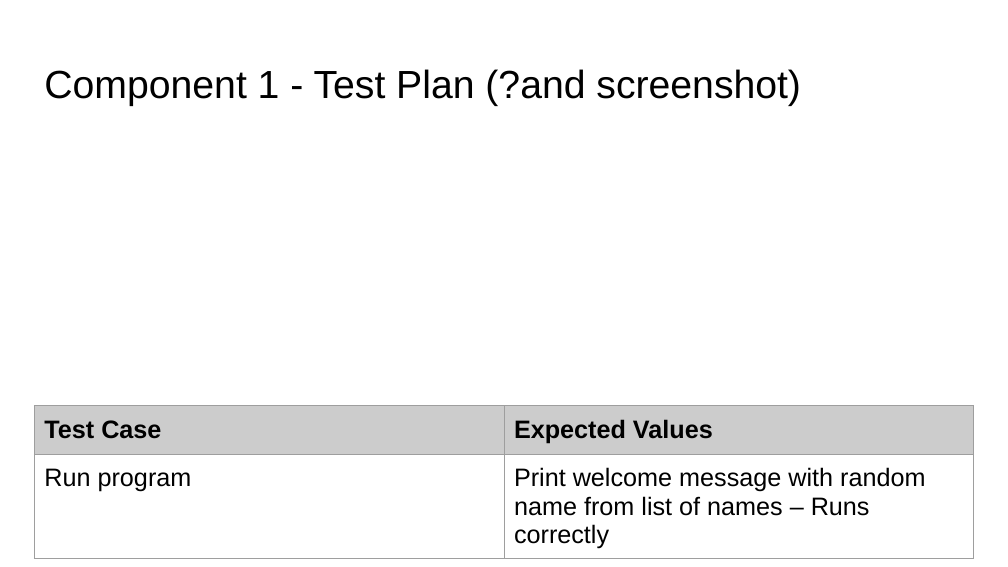
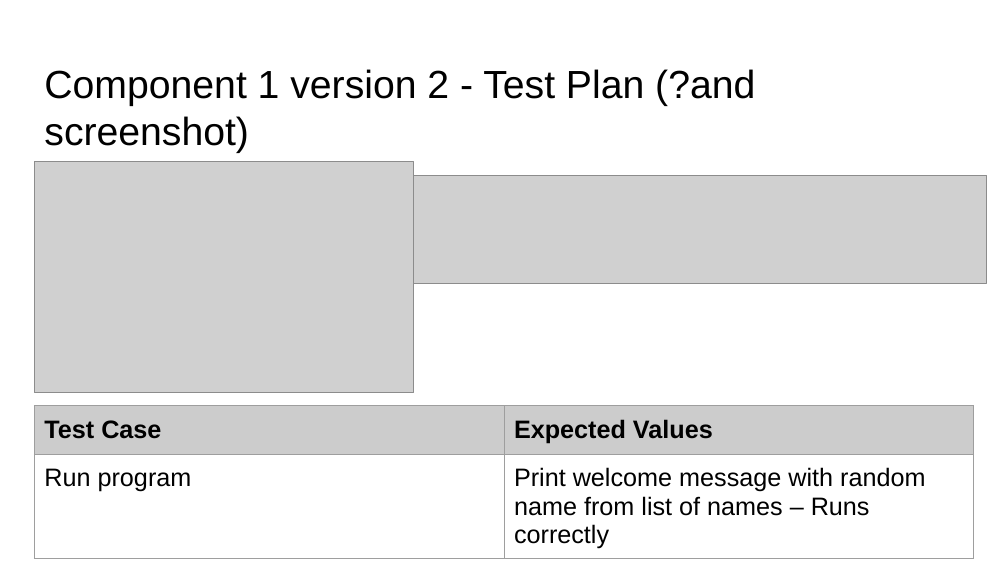
Before and after one commit to James-Wilde/Pizza_Bot, a slide deck: slide 6 of 022_91893+_+91897+Documentation.pptx. Drawn at 1008x567 pixels with LibreOffice and Linux fonts; fonts in the diff are those of the drawing; grey boxes stand for pictures. Boxes give left, top, right and bottom in pixels: in the first picture for what was removed or moved away, otherwise in the second. Text is boxed around its words. In the diff, an @@ line names an element or a change of style, - is before the commit and + after.

```diff
--- a/022_91893+_+91897+Documentation.pptx
+++ b/022_91893+_+91897+Documentation.pptx
@@ title at bbox=[44, 69, 755, 153]: text changed @@
-Component 1 - Test Plan (?and screenshot)
+Component 1 version 2 - Test Plan (?and screenshot)
@@ picture added at bbox=[34, 161, 413, 393] @@
@@ picture added at bbox=[413, 175, 987, 284] @@
```
Also in this commit, not shown: 1 other slide changed, 1 other file.
